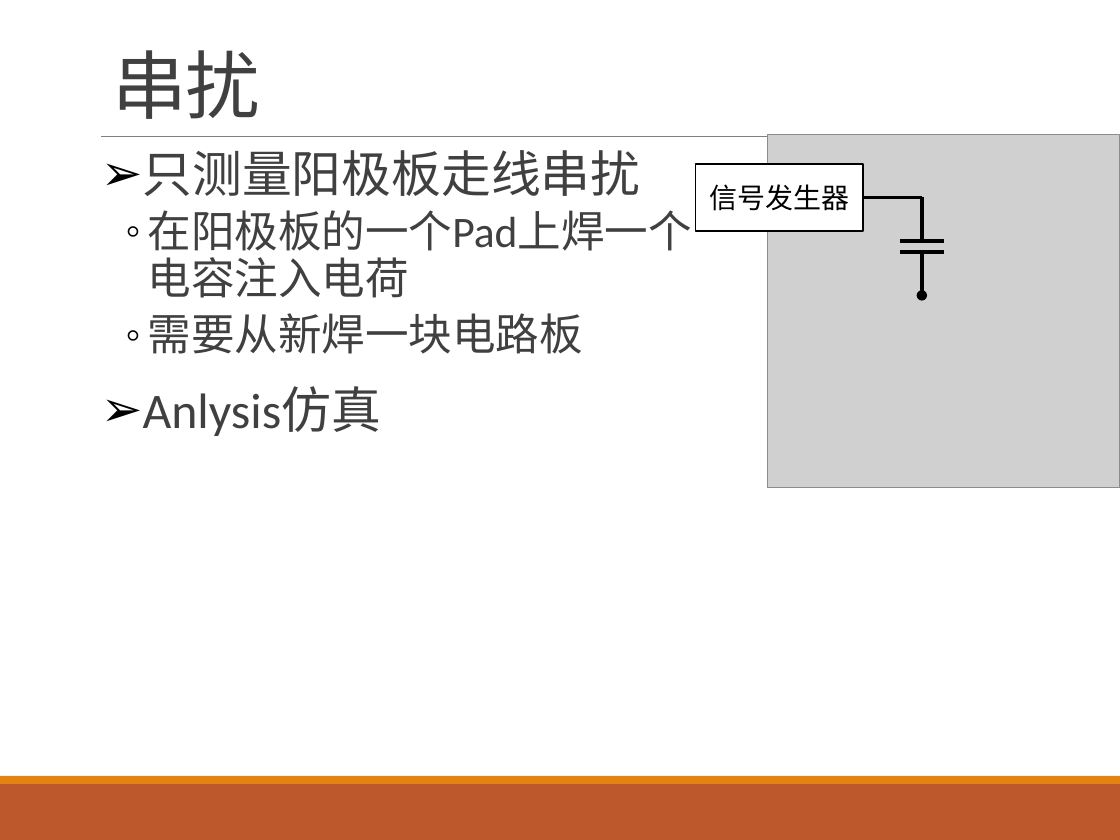
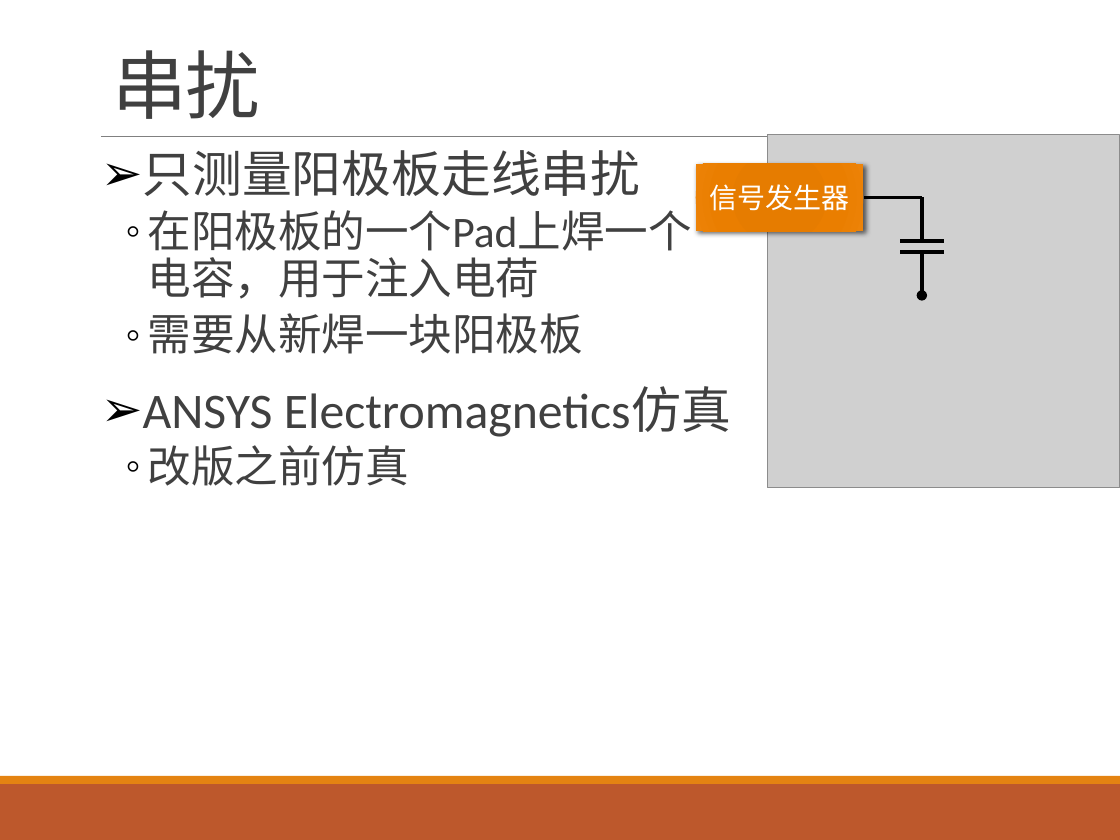
Before and after one commit to wyu0725/SDHCAL_DAQ, a slide deck: slide 6 of Slides/SDHCAL_20170509.pptx. Drawn at 1120x840 pixels with LibreOffice and Linux fonts; fonts in the diff are those of the drawing; grey boxes stand for pictures. Boxes give left, top, right and bottom in pixels: in the first picture for what was removed or moved away, otherwise in the second. Text is boxed around its words. In the diff, an @@ line names an element or a change of style, - is before the commit and + after.

```diff
--- a/Slides/SDHCAL_20170509.pptx
+++ b/Slides/SDHCAL_20170509.pptx
@@ rectangle "信号发生器" at (696,164,864,232): text colour #000000 to #FFFFFF; fill #FFFFFF to gradient #E57B00 to #E87D00 to #EB7E00 to #EF8407; outline #000000 1.25 pt to none; shadow on @@
@@ text at (143,210,731,486): text changed @@
-  ◦ 在阳极板的一个Pad上焊一个电容注入电荷
-  ◦ 需要从新焊一块电路板
-➢ Anlysis仿真
+  ◦ 在阳极板的一个Pad上焊一个电容，用于注入电荷
+  ◦ 需要从新焊一块阳极板
+➢ ANSYS Electromagnetics仿真
+  ◦ 改版之前仿真
```
Also in this commit, not shown: 3 other slides changed, 1 other file.
